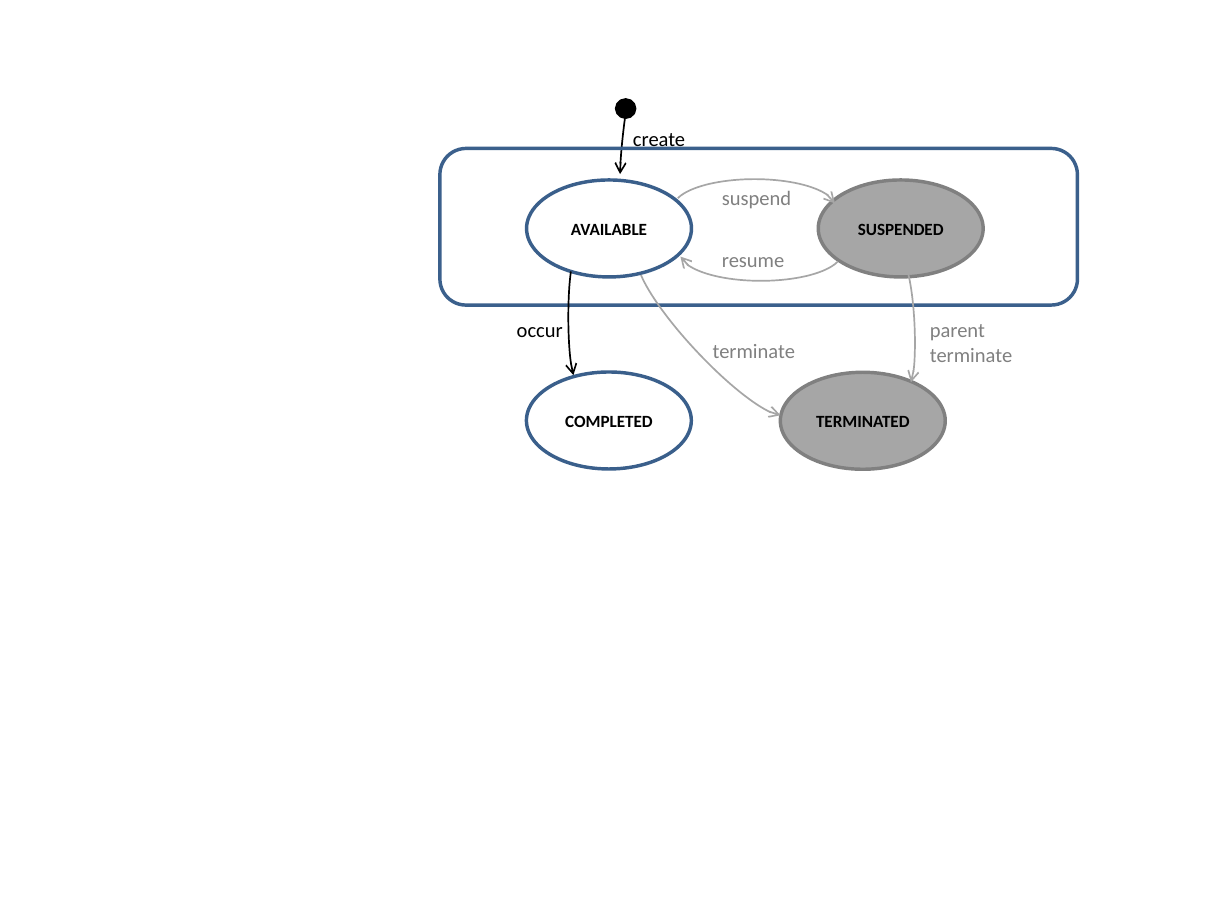
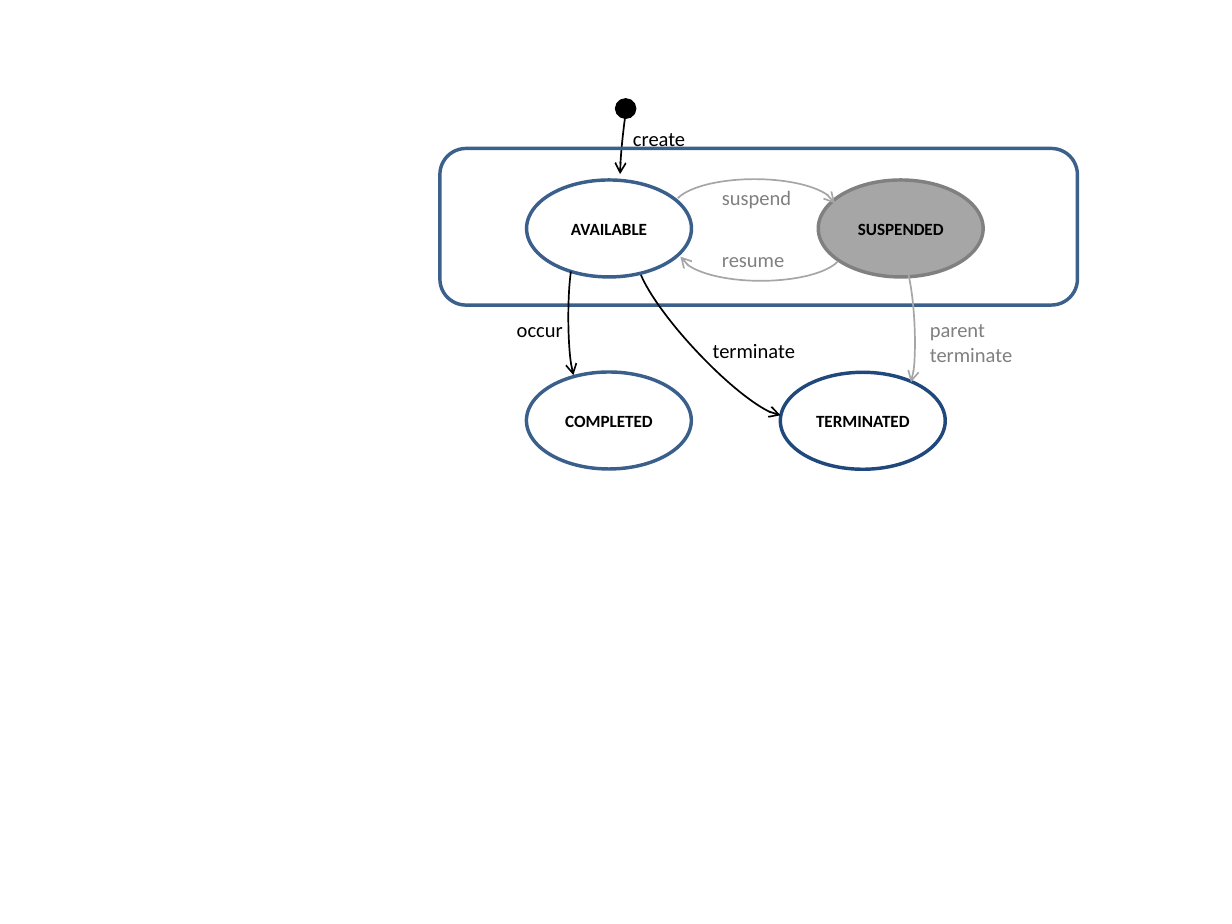
Before and after one commit to camunda/camunda-docs-manual, a slide deck: slide 3 of develop/drawings/CaseLifeCycles.pptx. Drawn at 1232x924 pixels with LibreOffice and Linux fonts; fonts in the diff are those of the drawing. Boxes give left, top, right and bottom in pixels: in the first picture for what was removed or moved away, otherwise in the second. Text is boxed around its words. In the diff, an @@ line names an element or a change of style, - is before the commit and + after.

```diff
--- a/develop/drawings/CaseLifeCycles.pptx
+++ b/develop/drawings/CaseLifeCycles.pptx
@@ arc (boxed as its full ellipse) at box(623, 242, 803, 430): outline #A6A6A6 1 pt to #000000 1 pt @@
@@ text "terminate" at box(713, 344, 795, 358): text colour #808080 to #000000 @@
@@ ellipse "TERMINATED" at box(780, 372, 945, 469): fill #A6A6A6 to #FFFFFF; outline #808080 2 pt to #1F497D 2 pt @@
```
Also in this commit, not shown: 1 other slide changed, 3 other files.
